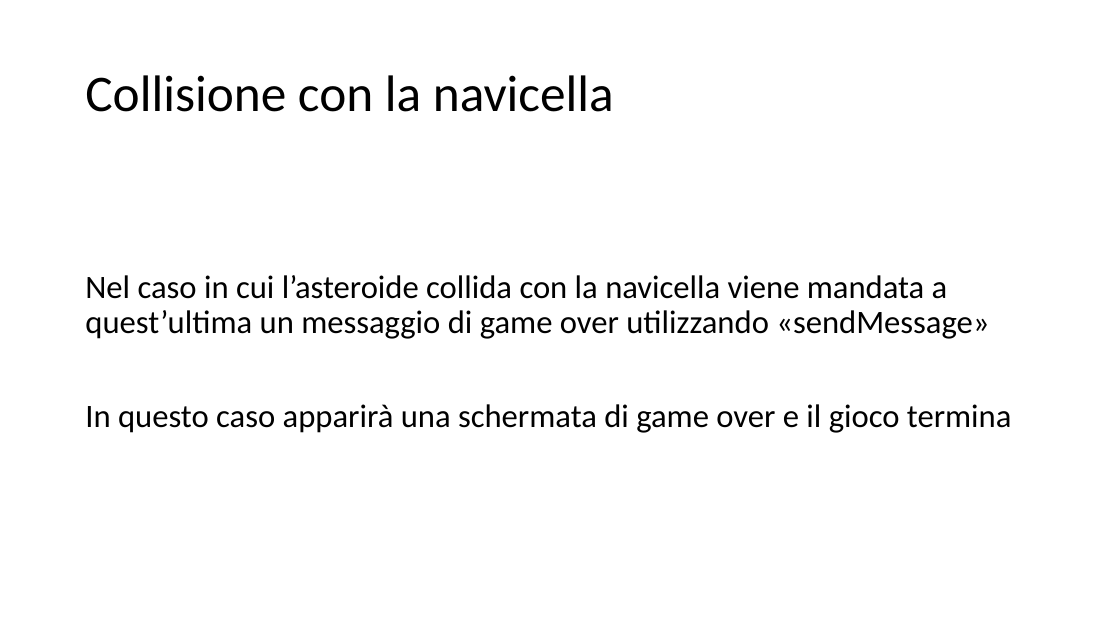
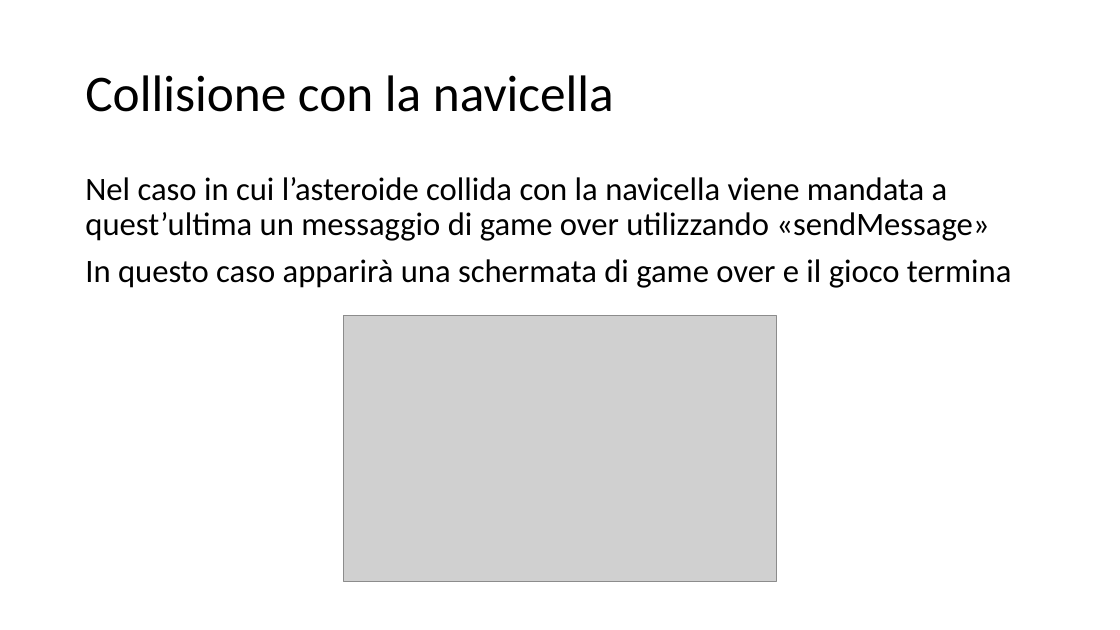
Before and after one commit to Lucio8493/Don-tDie, a slide deck: slide 22 of Progetto sistemi.pptx (slide 23 before the commit). Drawn at 1120x630 pixels with LibreOffice and Linux fonts; fonts in the diff are those of the drawing; grey boxes stand for pictures. Boxes give left, top, right and bottom in pixels: in the first picture for what was removed or moved away, otherwise in the second. Text is boxed around its words. In the diff, an @@ line names an element or a change of style, - is before the commit and + after.

```diff
--- a/Progetto sistemi.pptx
+++ b/Progetto sistemi.pptx
@@ text "Nel caso in cui l’asteroide ..." rewrapped from (x1=85, y1=275, x2=1012, y2=433) to (x1=85, y1=177, x2=1012, y2=288) @@
@@ picture added at (x1=344, y1=316, x2=776, y2=582) @@
```
Also in this commit, not shown: 4 other slides changed, 1 slide removed, 7 other files.
